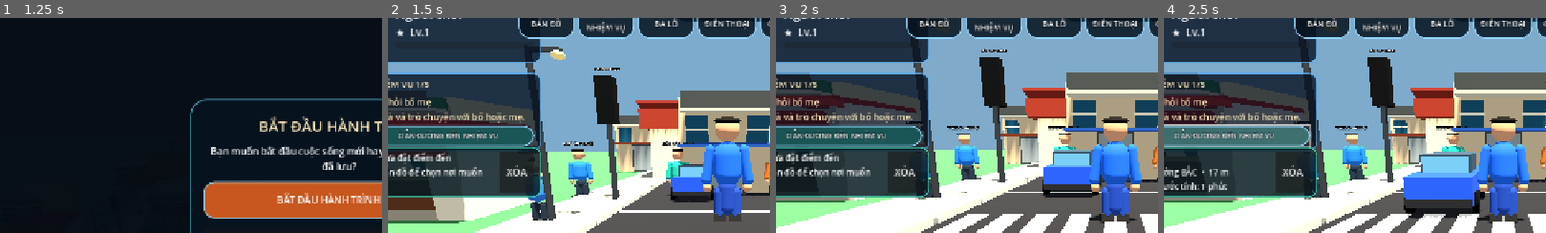
Above: before the commit, frames 1-4 (left to right).
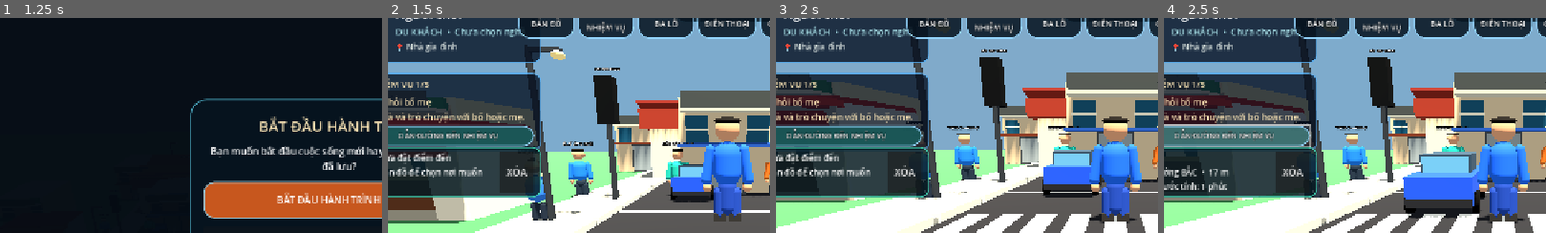
Above: after the commit, the same moments.

Repository: temu838655-dev/Vi-t-Nam-Du-L-ch
Game: Godot game, scene res://scenes/main.tscn
The game is run twice, just before and just after one commit, with the same random seed, the same clock (stepped at 60 frames per second) and the same inputs.
Inputs:
- Up to frame 1 (1.25 s): click "▶ CHƠI NGAY" at 0.5 s
- Up to frame 2 (1.5 s): click "BẮT ĐẦU HÀNH TRÌNH MỚI" at 1.25 s
- Up to frame 3 (2 s): no input
- Up to frame 4 (2.5 s): click "DẪN ĐƯỜNG ĐẾN NHIỆM VỤ" at 2 s
The pictures show only the part of the screen within x 6-56%, y 6-56%; the shares and areas given below are measured in that part.

Frame 1 is identical in both runs. In frame 2, 1.0% of the frame differs, in the area x 2-36%, y 3-16%; in frame 3, 1.1%; in frame 4, 1.1%.

Commit message:
Replace fake player level bar with real career and location info

Diff:
--- a/Godot/scripts/mobile_hud.gd
+++ b/Godot/scripts/mobile_hud.gd
@@ -231,16 +231,20 @@
 	profile_name_label.text = GameState.player_name
 	profile_name_label.add_theme_font_size_override("font_size", 21)
 	profile_text.add_child(profile_name_label)
-	var level := Label.new()
-	level.text = "★  Lv.1"
-	level.add_theme_font_size_override("font_size", 17)
-	profile_text.add_child(level)
-	var xp := ProgressBar.new()
-	xp.custom_minimum_size = Vector2(90 if compact_layout else 150, 10)
-	xp.max_value = 100
-	xp.value = 0
-	xp.show_percentage = false
-	profile_text.add_child(xp)
+	var career_label := Label.new()
+	career_label.name = "CareerLabel"
+	career_label.text = "DU KHÁCH  •  %s" % str(GameState.selected_career)
+	career_label.add_theme_font_size_override("font_size", 13 if compact_layout else 15)
+	career_label.add_theme_color_override("font_color", Color(0.66, 0.88, 0.91, 1.0))
+	career_label.autowrap_mode = TextServer.AUTOWRAP_WORD_SMART
+	profile_text.add_child(career_label)
+	var location_label := Label.new()
+	location_label.name = "LocationLabel"
+	location_label.text = "📍 %s" % str(GameState.current_location)
+	location_label.add_theme_font_size_override("font_size", 12 if compact_layout else 14)
+	location_label.add_theme_color_override("font_color", Color(0.91, 0.94, 0.92, 1.0))
+	location_label.autowrap_mode = TextServer.AUTOWRAP_WORD_SMART
+	profile_text.add_child(location_label)
 
 	var mission := _make_hud_panel(Vector2(18, 112 if compact_layout else 136), Vector2(mission_width, 116))
 	ui_root.add_child(mission)
